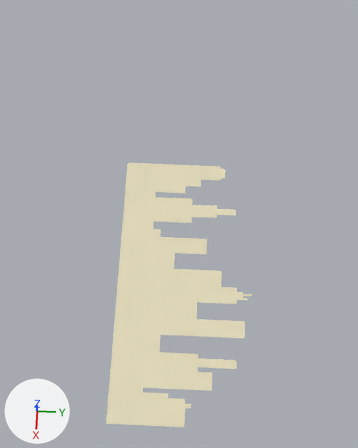
The Blender file TransformersGame/Blender/city_bakground.blend as it was, and as the next commit left it.
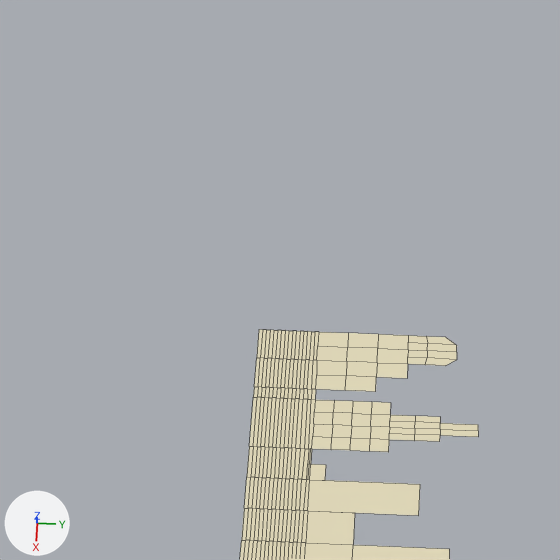
Each version appears first whole from a 50 mm camera at (6.0, 4.2, 30.8) aimed at (-4.2, 3.8, -0.5), and next in a close-up on the part from 0% to 77% of the width and 0% to 62% of the height. Lighting does not change. The marker at lower left points along +X, +Y and +Z. The close-ups show mesh edges as thin lines.
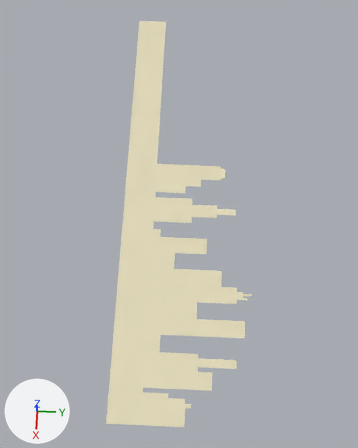
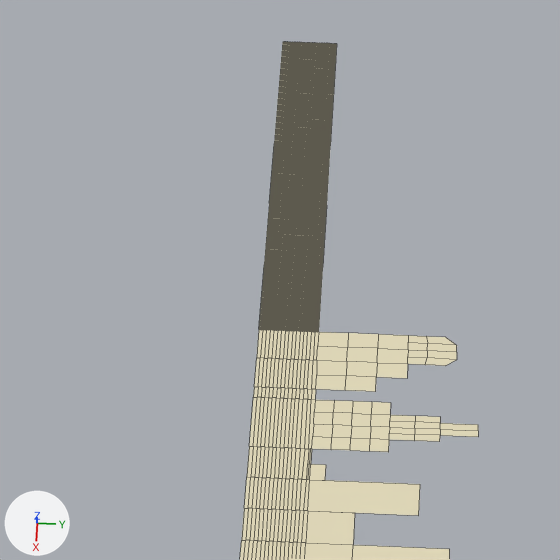
Boxes (x1, y1, x2, y2) around the edits, measured in the close-ups (560 x 560 px):
'Plane', reshaped: before (240, 329, 478, 560); after (240, 42, 478, 560)
part 1 of me_plane, added (brown): after (257, 42, 337, 360)

The change, as a list of edits to the scene's bpy script:
```text
Change me_plane:
    used by ob_plane; location = (-0.24, 1.1, 0.0); scale = (5.37, 1.0, 1.0)
    remove me_plane.from_pydata(...)  # 472 vertices, 377 faces; spans x -1.49..1.58, y -1.0..7.41, z 0.0
    add me_plane.from_pydata(...)  # 780 vertices, 633 faces; spans x -3.67..1.58, y -1.0..7.41, z 0.0
    me_plane part 1: 308 vertices added at x -3.67..-1.49, y -1.0..1.0, z 0.0
```
